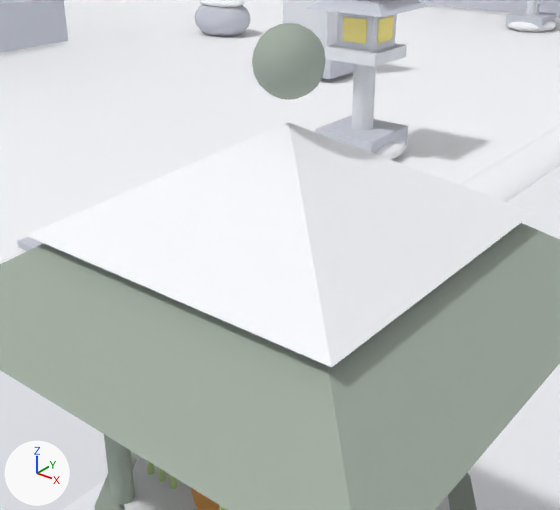
Two versions of the Blender file blender/stage_temple.blend, one commit apart.
One viewpoint serves both versions: a camera (50 mm lens) standing at (1.944, 1.512, 4.764) and looking at (0.184, 3.713, 3.4). The axes (+X, +Y, +Z) are drawn at lower left. The lights are the same throughout. The picture after the commit comes second.

Names of what the first picture shows: 'belfry_box_001', 'ground_box_001', 'ground_box_001.001', 'ground_cyl_002', 'ground_cyl_003', 'incense_burner_cyl_006', 'incense_burner_cyl_009', 'incense_burner_pyr_011', 'incense_burner_pyr_012', 'incense_burner_sph_013', 'lanterns_box_041', 'seal_stone_box_002' and 20 more.
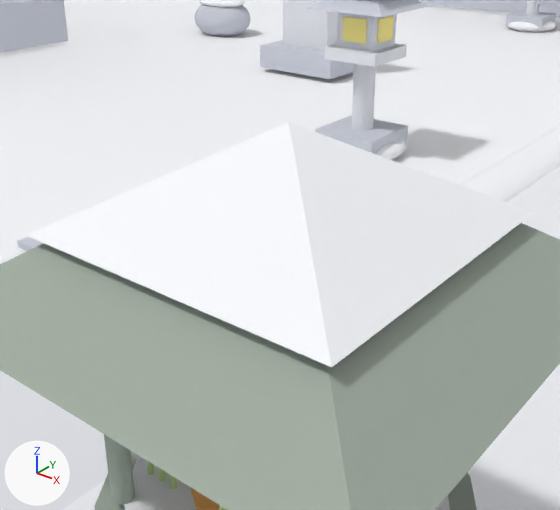
Pixel boxes [x1, y1, x2, y2] of what changed, in the pictures (560 x 510 px):
'incense_burner_sph_013', deleted: before [252, 23, 326, 100]
'seal_stone_box_001', unchanged, uncovered by the edit: before [322, 59, 354, 79]; after [260, 40, 354, 79]

Patch to the scene script:
```diff
--- a/blender/stage_temple.blend.py
+++ b/blender/stage_temple.blend.py
@@ ob_incense_burner_sph_013 @@
-ob_incense_burner_sph_013 = bpy.data.objects.new('incense_burner_sph_013', me_kb_sph)
-ob_incense_burner_sph_013.location = (0.0, 4.0, 4.1)
-ob_incense_burner_sph_013.scale = (0.3, 0.3, 0.3)
-ob_incense_burner_sph_013.material_slots[0].link = 'OBJECT'; ob_incense_burner_sph_013.material_slots[0].material = mat_kb_bronze4_g0_6  # grey #a3ada2
```
